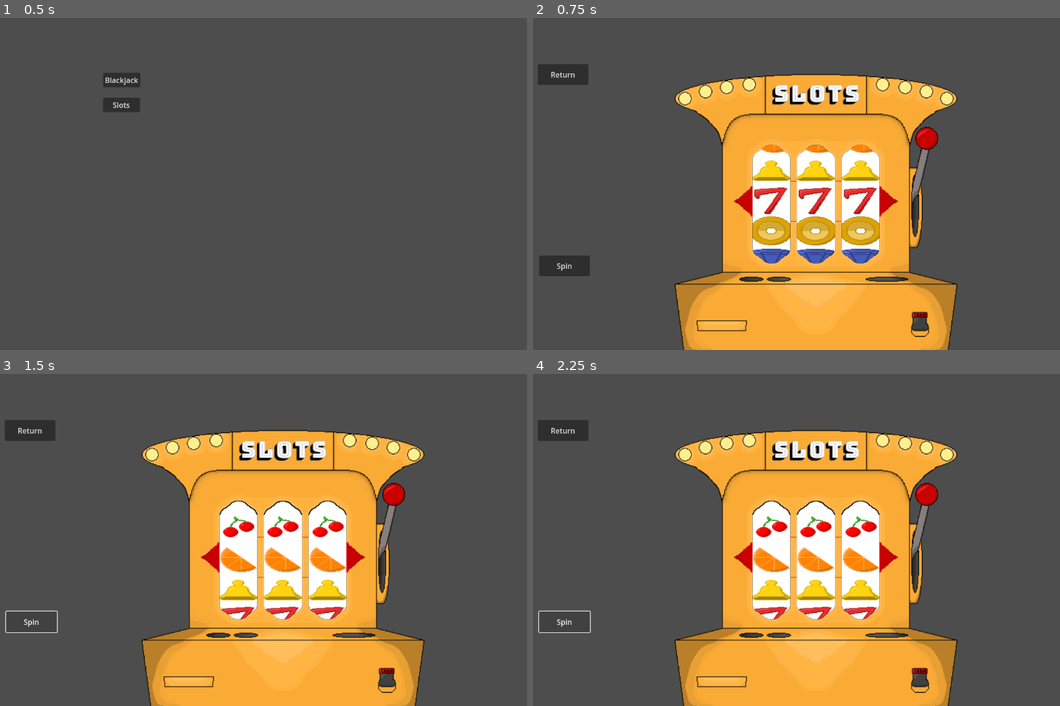
Above: before the commit, frames 1-4 (two rows, left to right).
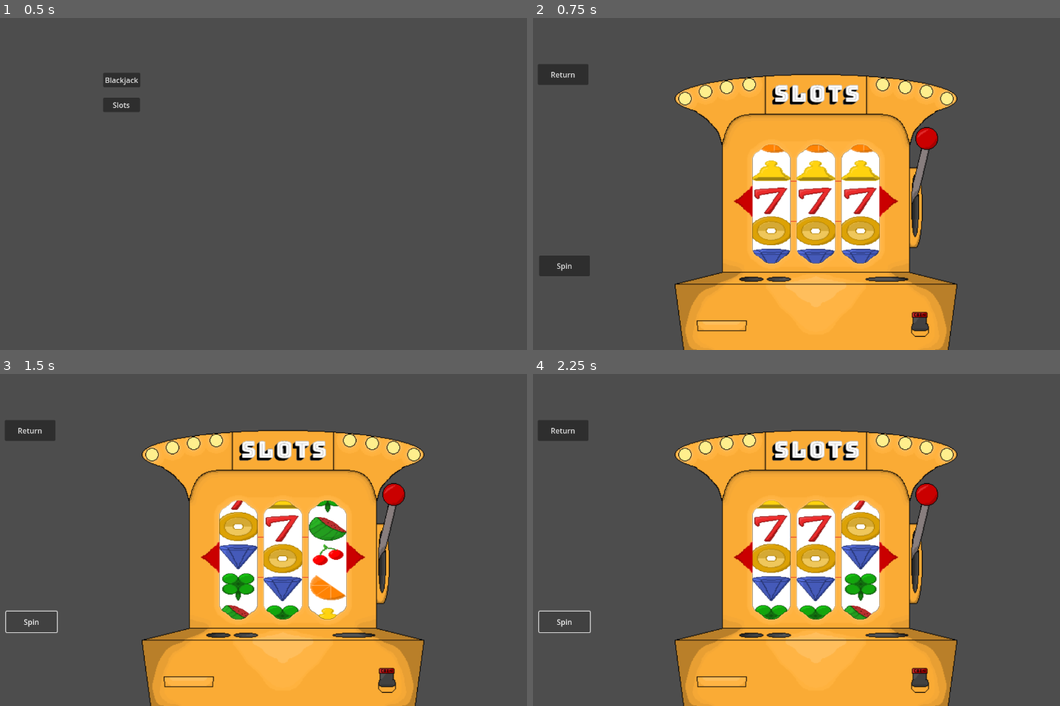
Above: after the commit, the same moments.

Repository: OwenFrakes/congressAppChallenge
Game: Godot game, scene res://Scenes/playerMovement.tscn
Two runs of this game, one before a commit and one after it. Both use one fixed random seed, a clock stepped at 60 frames per second and the inputs below.
Inputs:
- Up to frame 1 (0.5 s): no input
- Up to frame 2 (0.75 s): click "Slots" at 0.5 s
- Up to frame 3 (1.5 s): click "Spin" at 1.25 s
- Up to frame 4 (2.25 s): click "Spin" at 2 s

Frame 1 is identical in both runs. In frame 2, less than 0.1% of the frame differs, in the area x 58-66%, y 39-71%; in frame 3, 4.8%; in frame 4, 5.0%, in the area x 41-66%, y 38-74%.

Commit message:
Multiplier Set, Everything Sprites Fixed
Multiplier is only for 7's
If 777's multiply the return amount by 2 on top of the 7's multiplier
Fixed random issues with sprites
Needs true bet code amount from owen

Diff:
--- a/Scenes/slots.tscn
+++ b/Scenes/slots.tscn
@@ -36,14 +36,14 @@
 texture = ExtResource("5_q8grc")
 script = ExtResource("4_87nd7")
 
+[node name="SpinnyPartTL" type="Sprite2D" parent="ClippingMaskL"]
+position = Vector2(-0.329987, 16.325)
+scale = Vector2(1.26593, 0.850839)
+texture = ExtResource("1_lb5vh")
+
 [node name="SpinnyPartL" type="Sprite2D" parent="ClippingMaskL"]
 position = Vector2(-0.329681, 16.3246)
 scale = Vector2(1.26593, 0.850513)
-texture = ExtResource("1_lb5vh")
-
-[node name="SpinnyPartTL" type="Sprite2D" parent="ClippingMaskL"]
-position = Vector2(-0.33, 16.325)
-scale = Vector2(1.26593, 0.850839)
 texture = ExtResource("1_lb5vh")
 
 [node name="ClippingMaskM" type="Sprite2D" parent="."]
@@ -53,14 +53,14 @@
 texture = ExtResource("5_q8grc")
 script = ExtResource("4_87nd7")
 
+[node name="SpinnyPartTM" type="Sprite2D" parent="ClippingMaskM"]
+position = Vector2(-0.567963, 16.325)
+scale = Vector2(1.24876, 0.853061)
+texture = ExtResource("1_lb5vh")
+
 [node name="SpinnyPartM" type="Sprite2D" parent="ClippingMaskM"]
 position = Vector2(-0.568, 16.325)
 scale = Vector2(1.24875, 0.853059)
-texture = ExtResource("1_lb5vh")
-
-[node name="SpinnyPartTM" type="Sprite2D" parent="ClippingMaskM"]
-position = Vector2(-0.568, 16.325)
-scale = Vector2(1.24876, 0.853061)
 texture = ExtResource("1_lb5vh")
 
 [node name="ClippingMaskR" type="Sprite2D" parent="."]
@@ -70,15 +70,15 @@
 texture = ExtResource("5_q8grc")
 script = ExtResource("4_87nd7")
 
+[node name="SpinnyPartTR" type="Sprite2D" parent="ClippingMaskR"]
+position = Vector2(0.329987, 16.325)
+scale = Vector2(1.26593, 0.851178)
+texture = ExtResource("1_lb5vh")
+
 [node name="SpinnyPartR" type="Sprite2D" parent="ClippingMaskR"]
 position = Vector2(0.33, 16.325)
 scale = Vector2(1.249, 0.853)
 texture = ExtResource("1_lb5vh")
 
-[node name="SpinnyPartTR" type="Sprite2D" parent="ClippingMaskR"]
-position = Vector2(0.33, 16.325)
-scale = Vector2(1.26593, 0.851178)
-texture = ExtResource("1_lb5vh")
-
 [connection signal="pressed" from="SpinButton" to="SpinButton" method="_on_pressed"]
 [connection signal="pressed" from="ReturnButton" to="ReturnButton" method="_on_pressed"]
--- a/Scripts/slots.gd
+++ b/Scripts/slots.gd
@@ -6,94 +6,111 @@
 	print_tree_pretty()
 
 func _on_spin_button_pressed() -> void:
-	print("button preseed")
 	#Randomize Position
-	var leftPos = 2
-	var midPos = 2
-	var rightPos = 2
+	var leftPos = randi_range(1, 16)
+	var midPos = randi_range(1, 16)
+	var rightPos = randi_range(1, 16)
 	var betAmount = 100
 	var multiplier = 0
 
 	#Set Position (Left)
 	if leftPos == 1 or leftPos == 9:
 		$"../ClippingMaskL/SpinnyPartL".position.y = 16 + 130
+		$"../ClippingMaskL/SpinnyPartTL".position.y = 16 - 210
+		print("cherry")
 	elif leftPos == 2 or leftPos == 10:
-		$"../ClippingMaskL/SpinnyPartL".position.y = 16 + 185
+		$"../ClippingMaskL/SpinnyPartL".position.y = 16 + 85
+		$"../ClippingMaskL/SpinnyPartTL".position.y = 16 - 255
+		print("orange")
 	elif leftPos == 3 or leftPos == 11:
 		$"../ClippingMaskL/SpinnyPartL".position.y = 16 + 45
+		print("bell")
 	elif leftPos == 4 or leftPos == 12:
 		$"../ClippingMaskL/SpinnyPartL".position.y = 16 - 40
+		print("coin")
 	elif leftPos == 5 or leftPos == 13:
 		$"../ClippingMaskL/SpinnyPartL".position.y = 16 - 85
+		print("diamond")
 	elif leftPos == 6 or leftPos == 14:
 		$"../ClippingMaskL/SpinnyPartL".position.y = 16 - 125
+		$"../ClippingMaskL/SpinnyPartTL".position.y = 16 + 215
+		print("clover")
 	elif leftPos == 7 or leftPos == 15:
 		$"../ClippingMaskL/SpinnyPartL".position.y = 16 - 165
+		$"../ClippingMaskL/SpinnyPartTL".position.y = 16 + 175
+		print("melon")
 	else:
 		$"../ClippingMaskL/SpinnyPartL".position.y = 16
 		multiplier += 0.75
+		print("seven")
 
 	#Set Position (Middle)
 	if midPos == 1 or midPos == 9:
 		$"../ClippingMaskM/SpinnyPartM".position.y = 16 + 130
+		$"../ClippingMaskM/SpinnyPartTM".position.y = 16 - 210
+		print("cherry")
 	elif midPos == 2 or midPos == 10:
-		$"../ClippingMaskM/SpinnyPartM".position.y = 16 + 185
+		$"../ClippingMaskM/SpinnyPartM".position.y = 16 + 85
+		$"../ClippingMaskM/SpinnyPartTM".position.y = 16 - 255
+		print("orange")
 	elif midPos == 3 or midPos == 11:
 		$"../ClippingMaskM/SpinnyPartM".position.y = 16 + 45
+		print("bell")
 	elif midPos == 4 or midPos == 12:
 		$"../ClippingMaskM/SpinnyPartM".position.y = 16 - 40
+		print("coin")
 	elif midPos == 5 or midPos == 13:
 		$"../ClippingMaskM/SpinnyPartM".position.y = 16 - 85
+		print("diamond")
 	elif midPos == 6 or midPos == 14:
 		$"../ClippingMaskM/SpinnyPartM".position.y = 16 - 125
+		$"../ClippingMaskM/SpinnyPartTM".position.y = 16 + 215
+		print("clover")
 	elif midPos == 7 or midPos == 15:
 		$"../ClippingMaskM/SpinnyPartM".position.y = 16 - 165
+		$"../ClippingMaskM/SpinnyPartTM".position.y = 16 + 175
+		print("melon")
 	else:
 		$"../ClippingMaskM/SpinnyPartM".position.y = 16
 		multiplier += 0.75
+		print("seven")
 
 	#Set Position (Right)
 	if rightPos == 1 or rightPos == 9:
 		$"../ClippingMaskR/SpinnyPartR".position.y = 16 + 130
+		$"../ClippingMaskR/SpinnyPartTR".position.y = 16 - 210
+		print("cherry")
 	elif rightPos == 2 or rightPos == 10:
-		$"../ClippingMaskR/SpinnyPartR".position.y = 16 + 185
+		$"../ClippingMaskR/SpinnyPartR".position.y = 16 + 85
+		$"../ClippingMaskR/SpinnyPartTR".position.y = 16 - 255
+		print("orange")
 	elif rightPos == 3 or rightPos == 11:
 		$"../ClippingMaskR/SpinnyPartR".position.y = 16 + 45
+		print("bell")
 	elif rightPos == 4 or rightPos == 12:
 		$"../ClippingMaskR/SpinnyPartR".position.y = 16 - 40
+		print("coin")
 	elif rightPos == 5 or rightPos == 13:
 		$"../ClippingMaskR/SpinnyPartR".position.y = 16 - 85
+		print("diamond")
 	elif rightPos == 6 or rightPos == 14:
 		$"../ClippingMaskR/SpinnyPartR".position.y = 16 - 125
+		$"../ClippingMaskR/SpinnyPartTR".position.y = 16 + 215
+		print("clover")
 	elif rightPos == 7 or rightPos == 15:
 		$"../ClippingMaskR/SpinnyPartR".position.y = 16 - 165
+		$"../ClippingMaskR/SpinnyPartTR".position.y = 16 + 175
+		print("melon")
 	else:
 		$"../ClippingMaskR/SpinnyPartR".position.y = 16
 		multiplier += 0.75
+		print("seven")
 
-	var SpinnyPartL = $"../ClippingMaskL/SpinnyPartL".position.y
-	var SpinnyPartM = $"../ClippingMaskM/SpinnyPartM".position.y
-	var SpinnyPartR = $"../ClippingMaskR/SpinnyPartR".position.y
-
-	#Place the Other Half (Left)
-	if SpinnyPartL > 16:
-		$"../ClippingMaskL/SpinnyPartTL".position.y = SpinnyPartL - 95
-	elif SpinnyPartL <= 16: #working
-		$"../ClippingMaskL/SpinnyPartTL".position.y = SpinnyPartL + 300
-
-	#Place the Other Half (Middle)
-	if SpinnyPartM > 16:
-		$"../ClippingMaskM/SpinnyPartTM".position.y = SpinnyPartM - 95
-	elif SpinnyPartM <= 16: #working
-		$"../ClippingMaskM/SpinnyPartTM".position.y = SpinnyPartM + 300
-
-	#Place the Other Half (Right)
-	if SpinnyPartR > 16:
-		$"../ClippingMaskR/SpinnyPartTR".position.y = SpinnyPartR - 95
-	elif SpinnyPartR <= 16: #working
-		$"../ClippingMaskR/SpinnyPartTR".position.y = SpinnyPartR + 300
-
-	print((betAmount - 20) *(1 + multiplier))
+	#Check for 777, if 777 double return amount, else return amount - 20 * multiplier
+	if leftPos == 16 && midPos == 16 && rightPos == 16:
+		print(2*((betAmount - 20) *(1 + multiplier)))
+	else:
+		print((betAmount - 20) *(1 + multiplier))
 
 func _on_pressed() -> void:
 	_on_spin_button_pressed() # Replace with function body.
Not shown: 1 places in Scenes/playerMovement.tscn that only renumber resources
